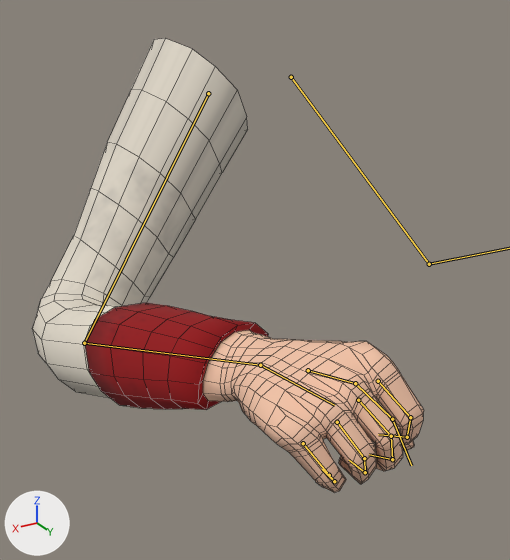
Before and after pictures for a commit that changed the FBX model Game/res/assets/models/Animation/Character/RightArm.fbx.
The view is the same before and after, from a camera (50 mm lens) standing at (41.0, 63.4, 6.4) and looking at (13.7, 17.8, -16.4). The axes (+X, +Y, +Z) are drawn at lower left. The lights are the same throughout. Both versions are drawn at frame 238 of the action 'Armature|GloopUse2_L'; the numbers are the values there. The bones that bend it are drawn over the model as lines. Mesh edges are drawn as thin lines.
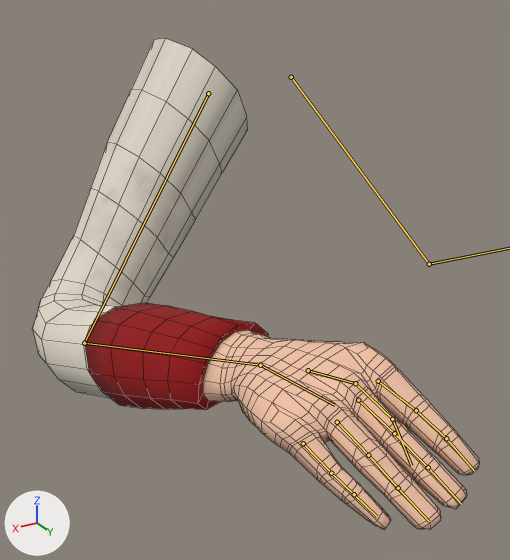
What differs and where, as boxes (x1, y1, x2, y2) in the pictures (510 x 560 px):
'Cube', posed (14% wider, 8% taller)
    before: (32, 38, 424, 492)
    after: (32, 38, 479, 529)
bone 'R_Pointer', root to tip
    before: (378, 381) to (410, 417)
    after: (378, 381) to (416, 410)
bone 'R_Pointer.001', root to tip
    before: (410, 417) to (407, 437)
    after: (416, 410) to (446, 438)
bone 'R_Pointer.002', root to tip
    before: (407, 437) to (378, 434)
    after: (446, 438) to (474, 471)
bone 'R_Middle', root to tip
    before: (358, 400) to (391, 436)
    after: (358, 400) to (394, 433)
bone 'R_Middle.001', root to tip
    before: (391, 436) to (392, 459)
    after: (394, 433) to (428, 467)
bone 'R_Middle.002', root to tip
    before: (392, 459) to (369, 454)
    after: (428, 467) to (461, 504)
bone 'R_Ring', root to tip
    before: (337, 422) to (364, 458)
    after: (337, 422) to (368, 455)
bone 'R_Ring.001', root to tip
    before: (364, 458) to (365, 472)
    after: (368, 455) to (398, 488)
bone 'R_Ring.002', root to tip
    before: (365, 472) to (349, 460)
    after: (398, 488) to (429, 521)
bone 'R_Pinky', root to tip
    before: (303, 443) to (329, 475)
    after: (303, 443) to (331, 473)
bone 'R_Pinky.001', root to tip
    before: (329, 475) to (334, 481)
    after: (331, 473) to (354, 494)
bone 'R_Pinky.002', root to tip
    before: (334, 481) to (322, 469)
    after: (354, 494) to (377, 516)

The change, as a list of edits to the scene's bpy script:
```text
Change bone_r_pointer:
    where bone_r_pointer = bpy.data.objects['Armature'].pose.bones['R_Pointer']  # child of 'R_Hand'
    bone_r_pointer.rotation_quaternion: (0.896, 0.047, 0.03, 0.441) -> (0.958, 0.0, 0.0, 0.288)  # degrees (6, 1, 53) -> degrees (0, 0, 33)
Change bone_r_pointer_001:
    where bone_r_pointer_001 = bpy.data.objects['Armature'].pose.bones['R_Pointer.001']  # child of 'R_Pointer'
    bone_r_pointer_001.rotation_quaternion: (0.872, 0.162, -0.005, 0.461) -> (1.0, 0.0, 0.0, 0.0)  # degrees (16, -9, 54) -> degrees (0, 0, 0)
Change bone_r_pointer_002:
    where bone_r_pointer_002 = bpy.data.objects['Armature'].pose.bones['R_Pointer.002']  # child of 'R_Pointer.001'
    bone_r_pointer_002.rotation_quaternion: (0.923, 0.024, 0.002, 0.383) -> (1.0, 0.0, 0.0, 0.0)  # degrees (3, -1, 45) -> degrees (0, 0, 0)
Change bone_r_middle:
    where bone_r_middle = bpy.data.objects['Armature'].pose.bones['R_Middle']  # child of 'R_Hand'
    bone_r_middle.rotation_quaternion: (0.913, 0.027, 0.023, 0.406) -> (0.958, 0.0, 0.0, 0.288)  # degrees (4, 1, 48) -> degrees (0, 0, 33)
Change bone_r_middle_001:
    where bone_r_middle_001 = bpy.data.objects['Armature'].pose.bones['R_Middle.001']  # child of 'R_Middle'
    bone_r_middle_001.rotation_quaternion: (0.887, 0.087, 0.012, 0.454) -> (1.0, 0.0, 0.0, 0.0)  # degrees (10, -3, 54) -> degrees (0, 0, 0)
Change bone_r_middle_002:
    where bone_r_middle_002 = bpy.data.objects['Armature'].pose.bones['R_Middle.002']  # child of 'R_Middle.001'
    bone_r_middle_002.rotation_quaternion: (0.914, 0.06, 0.003, 0.401) -> (1.0, 0.0, 0.0, 0.0)  # degrees (6, -3, 47) -> degrees (0, 0, 0)
Change bone_r_ring:
    where bone_r_ring = bpy.data.objects['Armature'].pose.bones['R_Ring']  # child of 'R_Hand'
    bone_r_ring.rotation_quaternion: (0.89, 0.008, -0.011, 0.455) -> (0.958, 0.0, 0.0, 0.288)  # degrees (0, -2, 54) -> degrees (0, 0, 33)
Change bone_r_ring_001:
    where bone_r_ring_001 = bpy.data.objects['Armature'].pose.bones['R_Ring.001']  # child of 'R_Ring'
    bone_r_ring_001.rotation_quaternion: (0.885, 0.075, -0.02, 0.459) -> (1.0, 0.0, 0.0, 0.0)  # degrees (7, -6, 54) -> degrees (0, 0, 0)
Change bone_r_ring_002:
    where bone_r_ring_002 = bpy.data.objects['Armature'].pose.bones['R_Ring.002']  # child of 'R_Ring.001'
    bone_r_ring_002.rotation_quaternion: (0.931, 0.086, -0.004, 0.356) -> (1.0, 0.0, 0.0, 0.0)  # degrees (9, -4, 42) -> degrees (0, 0, 0)
Change bone_r_pinky:
    where bone_r_pinky = bpy.data.objects['Armature'].pose.bones['R_Pinky']  # child of 'R_Hand'
    bone_r_pinky.rotation_quaternion: (0.854, 0.005, -0.02, 0.519) -> (0.958, 0.0, 0.0, 0.288)  # degrees (-1, -2, 63) -> degrees (0, 0, 33)
Change bone_r_pinky_001:
    where bone_r_pinky_001 = bpy.data.objects['Armature'].pose.bones['R_Pinky.001']  # child of 'R_Pinky'
    bone_r_pinky_001.rotation_quaternion: (0.903, 0.162, -0.007, 0.398) -> (1.0, 0.0, 0.0, 0.0)  # degrees (17, -8, 46) -> degrees (0, 0, 0)
Change bone_r_pinky_002:
    where bone_r_pinky_002 = bpy.data.objects['Armature'].pose.bones['R_Pinky.002']  # child of 'R_Pinky.001'
    bone_r_pinky_002.rotation_quaternion: (0.931, 0.137, -0.003, 0.338) -> (1.0, 0.0, 0.0, 0.0)  # degrees (15, -6, 39) -> degrees (0, 0, 0)
```
